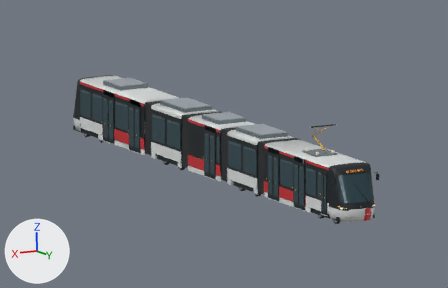
Renders of the Blender file assets/model-source/52t.blend from each side of a commit.
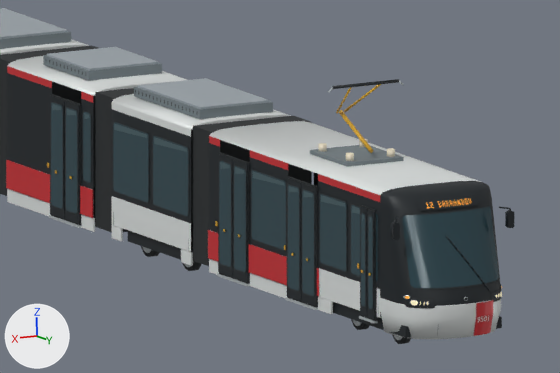
The first picture shows the older version from the file's camera 'Review camera'. The close-ups show the older and then the newer version on the part from 41% to 89% of the width and 33% to 82% of the height of that picture. Only the edits that show in the close-ups are written down. The axes (+X, +Y, +Z) are drawn at lower left. The lights are the same throughout.

Script lines for the objects in view, before the commit:
```python
ob_52t_a = bpy.data.objects.new('52t-a', me_52t_a_002)
ob_52t_a.location = (0.0, -4.5, 0.0)
ob_52t_a_door_1_3_360_0 = bpy.data.objects.new('52t-a-door-1-3.360-0', me_52t_a_door_1_3_360_0_001)
ob_52t_a_door_1_3_360_0.parent = ob_52t_a
ob_52t_a_door_1_3_360_0.location = (1.262, -3.035, 1.645)
ob_52t_c = bpy.data.objects.new('52t-c', me_52t_c_002)
ob_52t_c.location = (0.0, -15.99, 0.0)
# also in view: '52t-d' at (0.0, -20.4, 1.8); '52t-a-door-1--2.560-1' at (1.3, -2.1, 1.7); '52t-c-door-1--0.715-0' at (1.3, -15.0, 1.6); '52t-a-door-1--2.560-0' at (1.3, -1.8, 1.7); '52t-a-door-1-0.350-1' at (1.3, -5.2, 1.6)
```
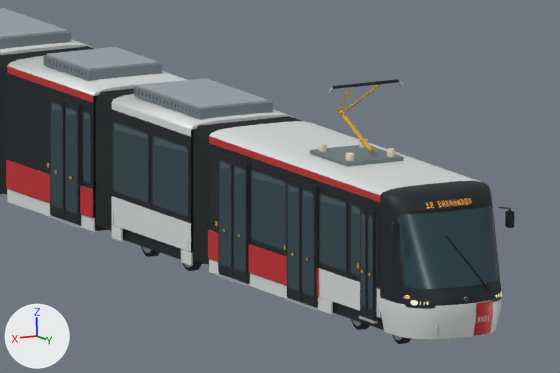
Location of each change, [x1, y1, x2, y2] in pixels of the close-ups (560 x 373 px; the box of a moved part takes in the faces that stretch with it):
'52t-c', reshaped: before [0, 47, 187, 232]; after [1, 47, 187, 232]
part 1 of me_52t_a_002, rebuilt: before [202, 119, 312, 266]; after [202, 119, 301, 265]
part 2 of me_52t_a_002, moved or reshaped: before [400, 195, 499, 336]; after [396, 193, 500, 336]
part 3 of me_52t_a_002, built on: after [220, 147, 318, 186]
part 4 of me_52t_c_002, added (mostly hidden): after [93, 181, 108, 231]
part 5 of me_52t_c_002, rebuilt: before [0, 54, 95, 196]; after [1, 55, 98, 195]
part 6 of me_52t_c_002, built on: after [52, 89, 81, 104]

The change in detail:
me_52t_a_002 is used by ob_52t_a; location (0.0, -4.5, 0.0).
me_52t_a_002 had 2782 vertices, 1767 faces and spanned x -1.45..1.45, y -4.9..4.52, z 0.0..5.01.
me_52t_a_002 now has 2741 vertices, 1751 faces and spans x -1.45..1.45, y -4.9..4.52, z 0.0..5.01.
me_52t_a_002 part 1: the loose piece of 8 vertices spanning x -1.2..1.2, y -4.9..-4.5, z 0.4..3.29 is rebuilt with 66 vertices and now spans x -1.22..1.22, y -4.9..-4.5, z 0.43..3.29.
me_52t_a_002 part 2: 45 vertices moved from x -1.1..1.1, y 3.63..4.52, z 0.29..2.91 to x -1.14..1.13, y 3.61..4.52, z 0.29..2.91; 165 vertices removed from x -1.1..1.1, y 3.63..4.5, z 0.29..3.15; 182 vertices added at x -1.16..1.16, y 3.57..4.5, z 0.29..3.15.
me_52t_a_002 part 3: 120 vertices removed from x -1.2..1.2, y -4.87..-4.53, z 0.42..3.29; 4 vertices added at x 1.25, y -4.01..0.3, z 2.94.
Other edits to the shape of me_52t_a_002 do not show in these pictures.
me_52t_c_002 is used by ob_52t_c; location (0.0, -15.99, 0.0).
me_52t_c_002 had 634 vertices, 385 faces and spanned x -1.28..1.33, y -2.3..2.3, z 0.3..3.59.
me_52t_c_002 now has 512 vertices, 319 faces and spans x -1.28..1.33, y -2.3..2.3, z 0.3..3.59.
me_52t_c_002 part 4: a new loose piece, a box spanning x -1.15..1.15, y -1.89..1.89, z 0.31..0.55, in mat_black (black #121b20).
me_52t_c_002 part 5: the loose piece of 8 vertices spanning x -1.2..1.2, y -2.3..-1.89, z 0.4..3.29 is rebuilt with 66 vertices and now spans x -1.22..1.22, y -2.3..-1.89, z 0.43..3.29.
me_52t_c_002 part 6: 8 vertices removed from x -1.19..1.19, y 1.93..1.94, z 3.26..3.29; 2 vertices added at x 1.25, y 0.06..1.37, z 2.94.
Other edits to the shape of me_52t_c_002 do not show in these pictures.
